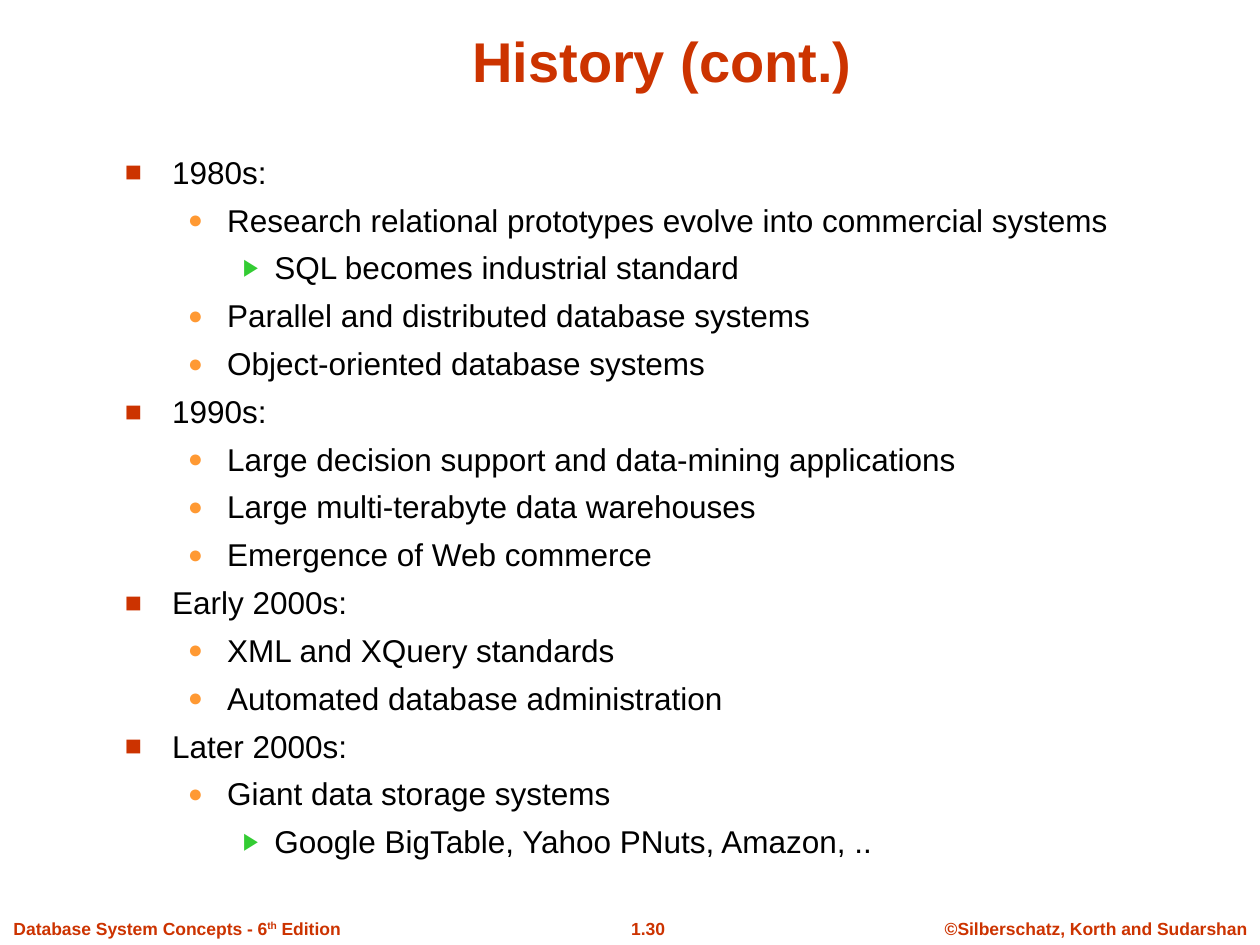
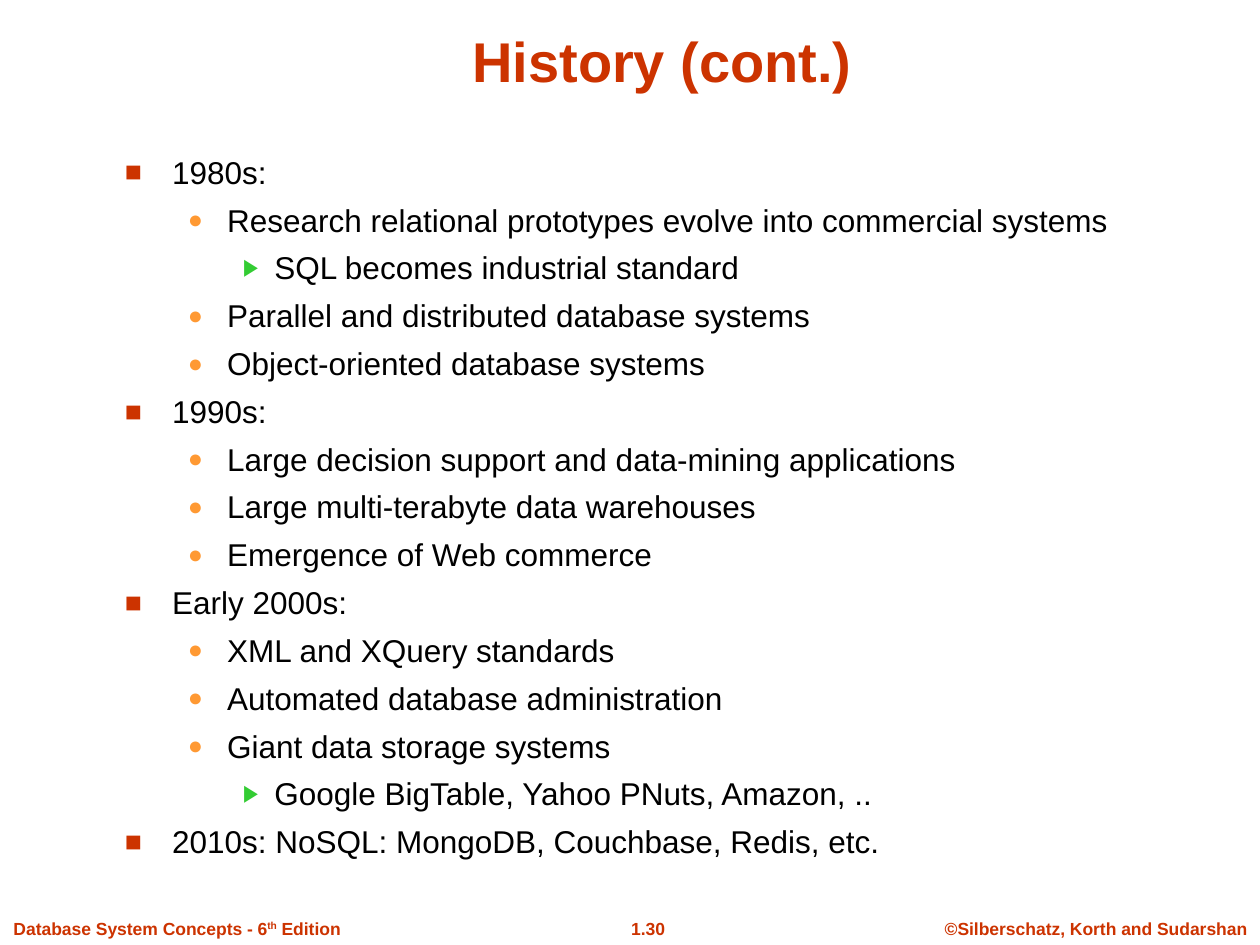
Before and after one commit to atu-se/atu.innomadic.com, a slide deck: slide 30 of courses/db/lectures/ch1.ppt. Drawn at 1260x945 pixels with LibreOffice and Linux fonts; fonts in the diff are those of the drawing; background and template pictures are left out. Boxes give left, top, right and bottom in pixels: in the first picture for what was removed or moved away, otherwise in the second. Text is boxed around its words. In the diff, an @@ line names an element or a change of style, - is before the commit and + after.

```diff
--- a/courses/db/lectures/ch1.ppt
+++ b/courses/db/lectures/ch1.ppt
@@ text at [172, 736, 347, 759]: paragraph removed @@
-■ Later 2000s:
@@ text at [172, 830, 879, 859]: paragraph added @@
+■ 2010s: NoSQL: MongoDB, Couchbase, Redis, etc.
```
Also in this commit, not shown: 9 other files.
